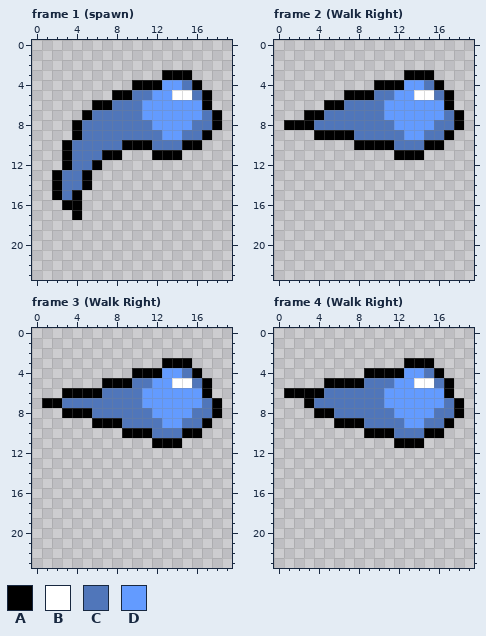
Pixel-art file: assets/aseprite/will-o-the-wisp.aseprite. Above: the version before the commit.
20x24 pixels, 11 frames. Shown: frame 1 (spawn), frame 2 (Walk Right), frame 3 (Walk Right), frame 4 (Walk Right). The commit also changed other frames, which this record leaves out.
Palette (. is transparent): A #000000  B #ffffff  C #5076ba  D #639bff
After the commit:
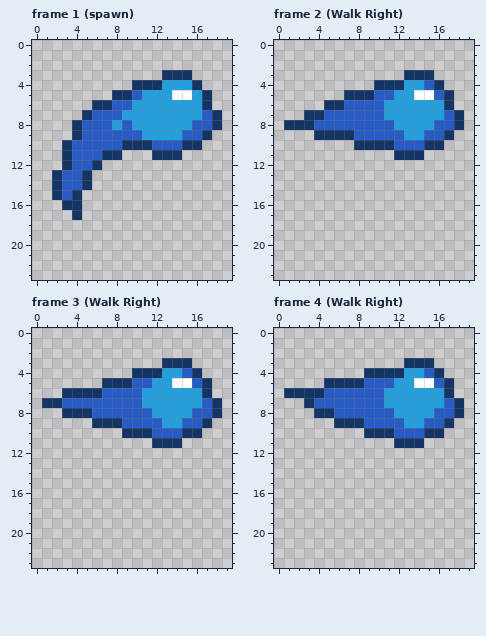
The commit says: elaine + better will stuff
The edit:
Colour A changes from #000000 to #143464.
Colour C changes from #5076ba to #285cc4.
Colour D changes from #639bff to #249fde.
Frame 1 (spawn):
The author changed colour C to colour D in row 4 at x 15; in row 5 at x 11 and 16; in row 6 at x 10; in row 7 at x 9 to 10; in row 8 at x 8 and 10 to 11; in row 9 at x 11 to 12.
